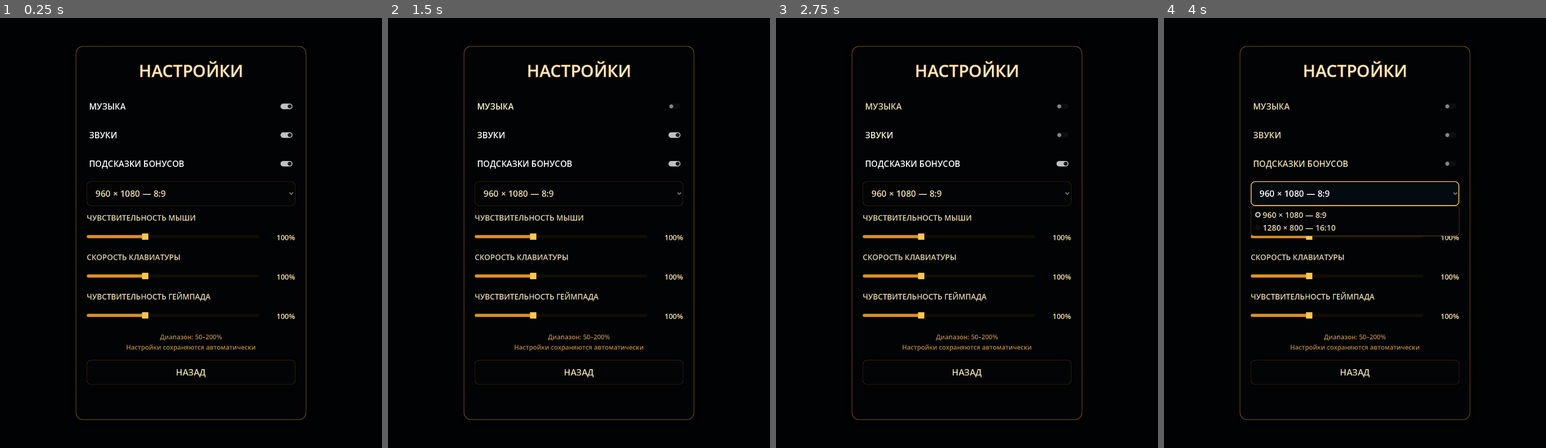
Above: before the commit, frames 1-4 (left to right).
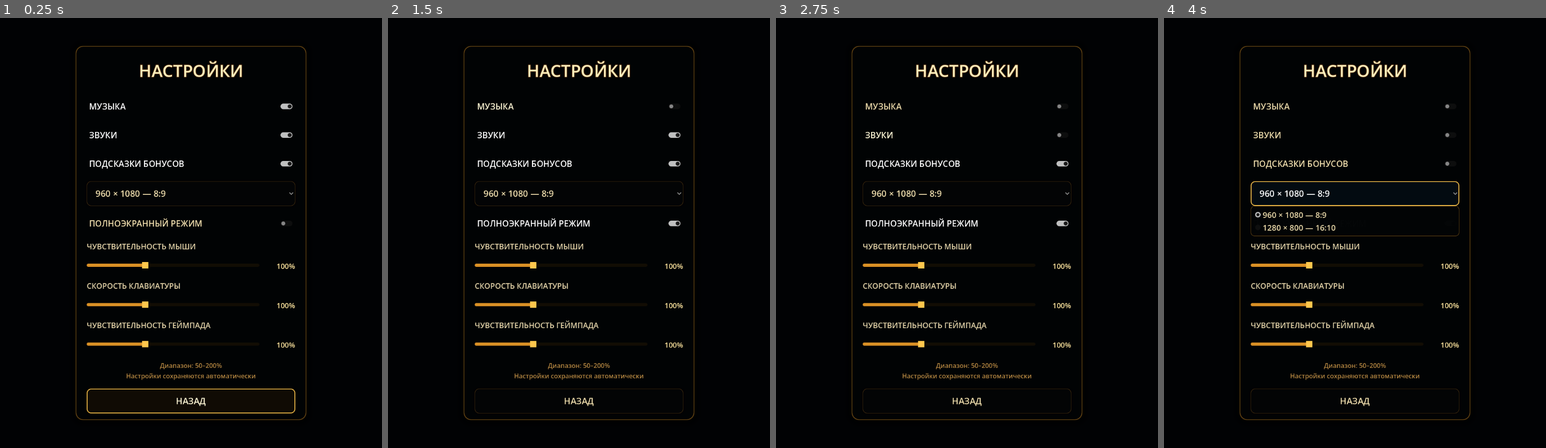
Above: after the commit, the same moments.

Repository: Ardarik421/arkanoid
Game: Godot game, scene res://scenes/settings_menu.tscn
The game is run twice, just before and just after one commit, with the same random seed, the same clock (stepped at 60 frames per second) and the same inputs. This scene is started directly instead of the project's main scene.
Inputs (mouse positions are in pixels of both pictures, inside the frame that each line leads up to):
- Up to frame 1 (0.25 s): no input
- Up to frame 2 (1.5 s): click (579, 224) at 0.5 s, where only the run after the commit has a clickable "ПОЛНОЭКРАННЫЙ РЕЖИМ"; click "МУЗЫКА" at 1.25 s
- Up to frame 3 (2.75 s): click "ЗВУКИ" at 2 s
- Up to frame 4 (4 s): click "ПОДСКАЗКИ БОНУСОВ" at 2.75 s; click "960 × 1080 — 8:9" at 3.5 s

The runs differ from the first frame. In frame 1, 3.9% of the frame differs, in the area x 22-78%, y 45-92%; in frame 2, 3.7%; in frame 3, 3.7%; in frame 4, 3.2%.
Error before the commit: Invalid assignment of property or key 'custom_minimum_size' with value of type 'Vector2' on a base object of type 'null instance'. (res://scenes/settings_menu.…

Commit message:
Add fullscreen control to actual settings scene

Diff:
--- a/scenes/settings_menu.tscn
+++ b/scenes/settings_menu.tscn
@@ -24,13 +24,13 @@
 [node name="Panel" type="PanelContainer" parent="."]
 layout_mode = 0
 offset_left = 190.0
-offset_top = 105.0
+offset_top = 70.0
 offset_right = 770.0
-offset_bottom = 975.0
+offset_bottom = 1010.0
 
 [node name="VBox" type="VBoxContainer" parent="Panel"]
 layout_mode = 2
-theme_override_constants/separation = 20
+theme_override_constants/separation = 16
 
 [node name="Title" type="Label" parent="Panel/VBox"]
 layout_mode = 2
@@ -62,6 +62,11 @@
 popup/item_0/id = 0
 popup/item_1/text = "1280 × 800 — 16:10"
 popup/item_1/id = 1
+
+[node name="FullscreenToggle" type="CheckButton" parent="Panel/VBox"]
+layout_mode = 2
+custom_minimum_size = Vector2(0, 56)
+text = "ПОЛНОЭКРАННЫЙ РЕЖИМ"
 
 [node name="MouseLabel" type="Label" parent="Panel/VBox"]
 layout_mode = 2
@@ -148,6 +153,7 @@
 [connection signal="toggled" from="Panel/VBox/SoundsToggle" to="." method="_on_sounds_toggled"]
 [connection signal="toggled" from="Panel/VBox/HintsToggle" to="." method="_on_hints_toggled"]
 [connection signal="item_selected" from="Panel/VBox/DisplayOption" to="." method="_on_display_mode_selected"]
+[connection signal="toggled" from="Panel/VBox/FullscreenToggle" to="." method="_on_fullscreen_toggled"]
 [connection signal="value_changed" from="Panel/VBox/MouseRow/MouseSlider" to="." method="_on_mouse_changed"]
 [connection signal="value_changed" from="Panel/VBox/KeyboardRow/KeyboardSlider" to="." method="_on_keyboard_changed"]
 [connection signal="value_changed" from="Panel/VBox/GamepadRow/GamepadSlider" to="." method="_on_gamepad_changed"]
